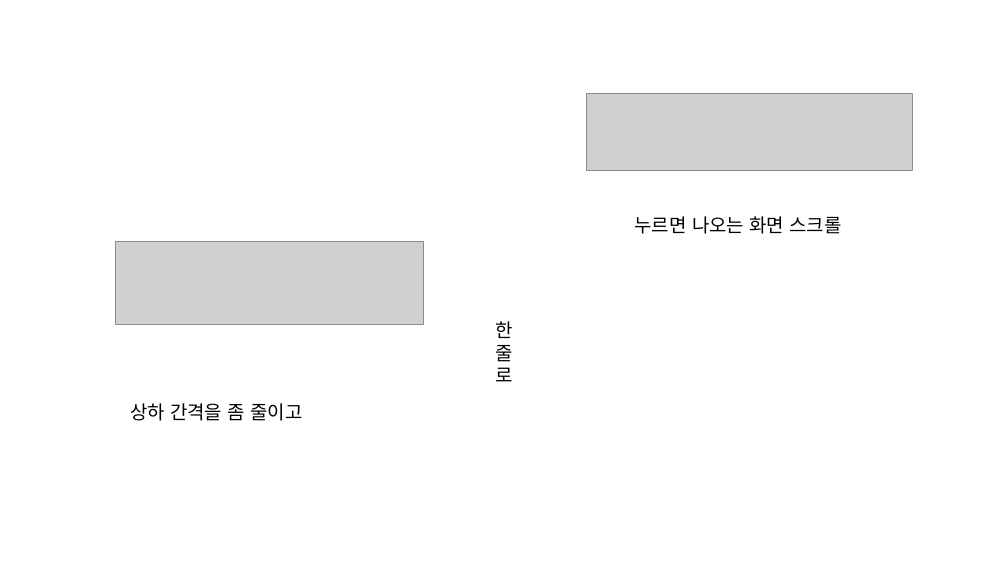
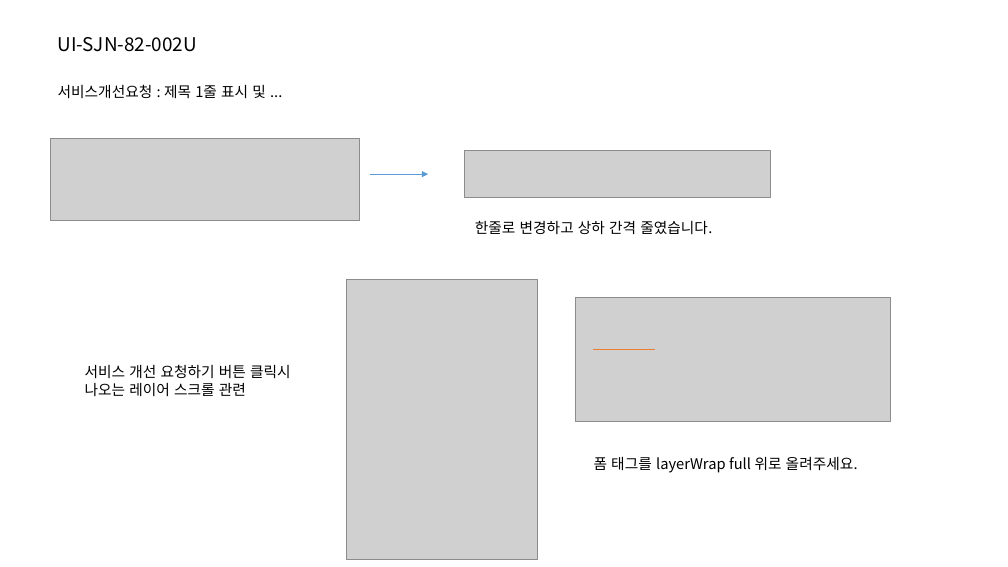
Before and after one commit to jeoungGyy/sejong, a slide deck: slide 4 of ppt/03-28.pptx. Drawn at 1008x567 pixels with LibreOffice and Linux fonts; fonts in the diff are those of the drawing; grey boxes stand for pictures. Boxes give left, top, right and bottom in pixels: in the first picture for what was removed or moved away, otherwise in the second. Text is boxed around its words. In the diff, an @@ line names an element or a change of style, - is before the commit and + after.

```diff
--- a/ppt/03-28.pptx
+++ b/ppt/03-28.pptx
@@ text added at [58,37,197,52], 18 pt, text #000000 @@
+UI-SJN-82-002U
@@ text added at [58,84,266,98], 14 pt, text #000000 @@
+서비스개선요청 : 제목 1줄 표시 및 ...
@@ picture removed at [587,93,913,170] @@
@@ picture added at [50,138,359,221] @@
@@ arrow added from (370, 174) to (428, 174), #5B9BD5 0.5 pt @@
@@ picture added at [464,150,770,198] @@
@@ text at [475,221,712,234]: text changed; size 18 to 14 pt @@
-상하 간격을 좀 줄이고
+한줄로 변경하고 상하 간격 줄였습니다.
@@ picture removed at [116,241,423,324] @@
@@ picture added at [347,279,538,559] @@
@@ picture added at [576,298,892,422] @@
@@ text removed at [495,321,512,382] @@
-한줄로
@@ line added from (593, 349) to (655, 349), #ED7D31 1.5 pt @@
@@ text at [85,364,291,396]: text changed; size 18 to 14 pt @@
-누르면 나오는 화면 스크롤
+서비스 개선 요청하기 버튼 클릭시
+나오는 레이어 스크롤 관련
@@ text added at [594,457,858,473], 14 pt, text #000000 @@
+폼 태그를 layerWrap full 위로 올려주세요.
```
Also in this commit, not shown: 2 other slides changed, 2 slides added, 2 slides removed, 7 other files.
